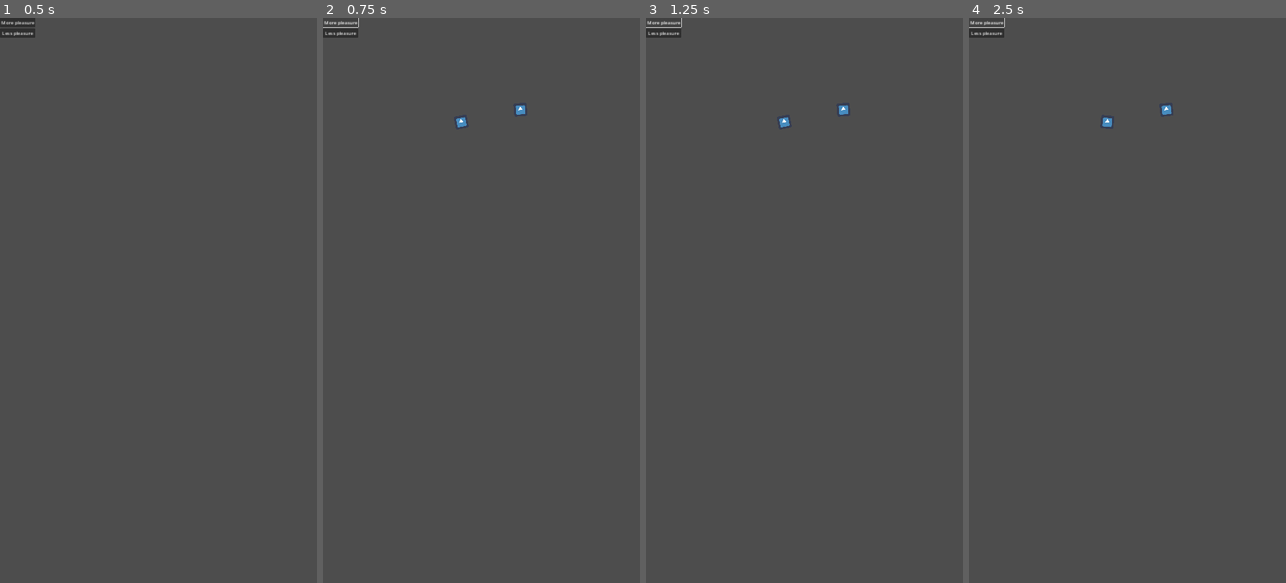
Above: before the commit, frames 1-4 (left to right).
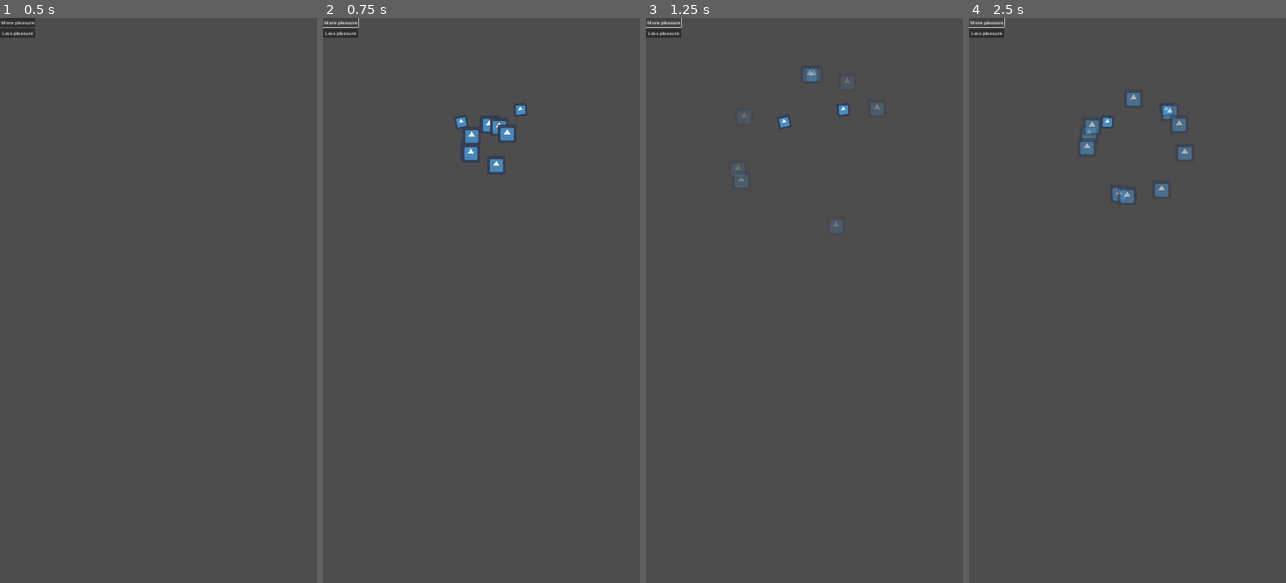
Above: after the commit, the same moments.

Repository: lemurivolta/ggj2024
Game: Godot game, scene res://components/laugh_or_grr/laugh_or_grr_test.tscn
The game is run twice, just before and just after one commit, with the same random seed, the same clock (stepped at 60 frames per second) and the same inputs. This scene is started directly instead of the project's main scene. The engine's default icon, where the game draws it, is replaced by a stand-in: a white triangle on a blue panel in a dark square.
Inputs:
- Up to frame 1 (0.5 s): no input
- Up to frame 2 (0.75 s): click "More pleasure" at 0.5 s
- Up to frame 3 (1.25 s): no input
- Up to frame 4 (2.5 s): click "Less pleasure" at 1.25 s; click "More pleasure" at 2 s

Frame 1 is identical in both runs. In frame 2, 0.5% of the frame differs, in the area x 44-61%, y 17-28%; in frame 3, 0.4%; in frame 4, 0.9%, in the area x 35-71%, y 13-33%.

Commit message:
feat: laugh or grr particles

Diff:
--- a/components/laugh_or_grr/laugh_or_grr.gd
+++ b/components/laugh_or_grr/laugh_or_grr.gd
@@ -4,14 +4,20 @@
 @export var sprites_enraged: Array[Sprite2D]
 @export var random_rotation_radians: float = PI / 6
 
+@onready var particles_timer: Timer = %ParticlesTimer
+@onready var happy_particles: GPUParticles2D = %HappyParticles2D
+@onready var enraged_particles: GPUParticles2D = %GrrParticles2D
+
 # Called when the node enters the scene tree for the first time.
 func _ready():
 	GlobalBus.tickle.connect(_on_tickle)
 
-
 func _on_tickle(_pleasure):
 	_update_sprites(GlobalBus.happy_threshold, 0, GlobalBus.happy_threshold, sprites_happy)
 	_update_sprites(GlobalBus.enraged_threshold, GlobalBus.enraged_threshold, 0, sprites_enraged)
+	#if particles_timer.is_stopped():
+	_on_particles_timer_timeout()
+		#particles_timer.start()
 
 func _update_sprites(threshold: float, min: float, max: float, sprites: Array[Sprite2D]):
 	var level = clamp(GlobalBus.current_pleasure, min, max)
@@ -20,3 +26,12 @@
 		sprites[i].visible = i < num_enabled
 		sprites[i].rotation = \
 			randf() * random_rotation_radians - (random_rotation_radians / 2)
+
+
+func _on_particles_timer_timeout():
+	if GlobalBus.current_pleasure > 0 && not happy_particles.emitting:
+		happy_particles.restart()
+		happy_particles.emitting = true
+	if GlobalBus.current_pleasure < 0 && not enraged_particles.emitting:
+		enraged_particles.restart()
+		enraged_particles.emitting = true
--- a/components/laugh_or_grr/laugh_or_grr.tscn
+++ b/components/laugh_or_grr/laugh_or_grr.tscn
@@ -1,12 +1,14 @@
-[gd_scene load_steps=3 format=3 uid="uid://b65s2f6rnfxt1"]
+[gd_scene load_steps=4 format=3 uid="uid://b65s2f6rnfxt1"]
 
 [ext_resource type="Texture2D" uid="uid://cnssbm8x5rjsb" path="res://icon.png" id="1_5ohxh"]
 [ext_resource type="Script" path="res://components/laugh_or_grr/laugh_or_grr.gd" id="1_wi7hq"]
+[ext_resource type="PackedScene" uid="uid://d3nojpv4x7v1p" path="res://components/laugh_or_grr/reaction_particles_2d.tscn" id="3_y3p8s"]
 
 [node name="LaughOrGrr" type="Node2D" node_paths=PackedStringArray("sprites_happy", "sprites_enraged")]
 script = ExtResource("1_wi7hq")
 sprites_happy = [NodePath("HappyLevel1/Sprite2D"), NodePath("HappyLevel1/Sprite2D2"), NodePath("HappyLevel1/Sprite2D3") …(629 unchanged characters)…
 sprites_enraged = [NodePath("EnragedLevel1/Sprite2D"), NodePath("EnragedLevel1/Sprite2D2"), NodePath("EnragedLevel1/Spr …(673 unchanged characters)…
+random_rotation_radians = null
 
 [node name="HappyLevel1" type="Node2D" parent="."]
 position = Vector2(184, 140)
@@ -262,3 +264,17 @@
 self_modulate = Color(1, 0, 1, 1)
 position = Vector2(644.545, 810)
 texture = ExtResource("1_5ohxh")
+
+[node name="HappyParticles2D" parent="." instance=ExtResource("3_y3p8s")]
+unique_name_in_owner = true
+position = Vector2(569, 431)
+
+[node name="GrrParticles2D" parent="." instance=ExtResource("3_y3p8s")]
+unique_name_in_owner = true
+position = Vector2(569, 431)
+
+[node name="ParticlesTimer" type="Timer" parent="."]
+unique_name_in_owner = true
+one_shot = true
+
+[connection signal="timeout" from="ParticlesTimer" to="." method="_on_particles_timer_timeout"]
--- /dev/null
+++ b/components/laugh_or_grr/reaction_particles_2d.tscn
@@ -0,0 +1,32 @@
+[gd_scene load_steps=5 format=3 uid="uid://d3nojpv4x7v1p"]
+
+[ext_resource type="Texture2D" uid="uid://cnssbm8x5rjsb" path="res://icon.png" id="1_qm841"]
+
+[sub_resource type="Curve" id="Curve_kvruh"]
+_data = [Vector2(0.00338983, 1), 0.0, 0.0, 0, 0, Vector2(0.98983, 0.0129958), 0.0, 0.0, 0, 0]
+point_count = 2
+
+[sub_resource type="CurveTexture" id="CurveTexture_s6xxt"]
+texture_mode = 1
+curve = SubResource("Curve_kvruh")
+
+[sub_resource type="ParticleProcessMaterial" id="ParticleProcessMaterial_mipt5"]
+lifetime_randomness = 0.1
+particle_flag_disable_z = true
+direction = Vector3(0, -1, 0)
+spread = 180.0
+initial_velocity_min = 385.09
+initial_velocity_max = 385.09
+gravity = Vector3(0, 98, 0)
+alpha_curve = SubResource("CurveTexture_s6xxt")
+
+[node name="ReactionParticles2D" type="GPUParticles2D"]
+position = Vector2(554, 132)
+emitting = false
+amount = 10
+process_material = SubResource("ParticleProcessMaterial_mipt5")
+texture = ExtResource("1_qm841")
+one_shot = true
+explosiveness = 1.0
+visibility_rect = Rect2(0, 0, 0, 0)
+local_coords = true
--- /dev/null
+++ b/components/monster_name/monster_name.gd
@@ -0,0 +1,7 @@
+extends Node2D
+
+
+func set_monster_name(part1: String, part2: String, part3: String):
+	%Part1.text = part1
+	%Part2.text = part2
+	%Part3.text = part3
--- /dev/null
+++ b/components/monster_name/monster_name.tscn
@@ -0,0 +1,50 @@
+[gd_scene load_steps=3 format=3 uid="uid://btedk0qe331x5"]
+
+[ext_resource type="Script" path="res://components/monster_name/monster_name.gd" id="1_5mlgk"]
+
+[sub_resource type="Theme" id="Theme_y1fel"]
+Label/colors/font_outline_color = Color(0.0196078, 0.0196078, 0.0196078, 1)
+Label/colors/font_shadow_color = Color(0, 0, 0, 0.545098)
+Label/constants/outline_size = 11
+Label/constants/shadow_offset_x = 6
+Label/constants/shadow_offset_y = 5
+Label/font_sizes/font_size = 120
+
+[node name="MonsterName" type="Node2D"]
+script = ExtResource("1_5mlgk")
+
+[node name="HBoxContainer" type="HBoxContainer" parent="."]
+anchors_preset = 12
+anchor_top = 1.0
+anchor_right = 1.0
+anchor_bottom = 1.0
+offset_left = -407.5
+offset_top = -219.0
+offset_right = 572.5
+grow_horizontal = 2
+grow_vertical = 0
+theme = SubResource("Theme_y1fel")
+alignment = 1
+
+[node name="Part1" type="Label" parent="HBoxContainer"]
+unique_name_in_owner = true
+layout_mode = 2
+text = "As"
+
+[node name="Spacer1" type="Control" parent="HBoxContainer"]
+layout_mode = 2
+size_flags_horizontal = 3
+
+[node name="Part2" type="Label" parent="HBoxContainer"]
+unique_name_in_owner = true
+layout_mode = 2
+text = "mo"
+
+[node name="Spacer2" type="Control" parent="HBoxContainer"]
+layout_mode = 2
+size_flags_horizontal = 3
+
+[node name="Part3" type="Label" parent="HBoxContainer"]
+unique_name_in_owner = true
+layout_mode = 2
+text = "deus"
--- /dev/null
+++ b/components/monster_name/monster_name_test.gd
@@ -0,0 +1,10 @@
+extends Node2D
+
+
+
+func _on_button_asmodeus_pressed():
+	%MonsterName.set_monster_name("AS", "MO", "DEUS")
+
+
+func _on_button_frankenstein_pressed():
+	%MonsterName.set_monster_name("FRAN", "KEN", "STEIN")
--- /dev/null
+++ b/components/monster_name/monster_name_test.tscn
@@ -0,0 +1,26 @@
+[gd_scene load_steps=3 format=3 uid="uid://bod20twb1su2k"]
+
+[ext_resource type="Script" path="res://components/monster_name/monster_name_test.gd" id="1_3uapf"]
+[ext_resource type="PackedScene" uid="uid://btedk0qe331x5" path="res://components/monster_name/monster_name.tscn" id="1_h6pwl"]
+
+[node name="MonsterNameTest" type="Node2D"]
+script = ExtResource("1_3uapf")
+
+[node name="MonsterName" parent="." instance=ExtResource("1_h6pwl")]
+unique_name_in_owner = true
+position = Vector2(441, 1911)
+
+[node name="VBoxContainer" type="VBoxContainer" parent="."]
+offset_right = 40.0
+offset_bottom = 40.0
+
+[node name="Button" type="Button" parent="VBoxContainer"]
+layout_mode = 2
+text = "asmodeus"
+
+[node name="Button2" type="Button" parent="VBoxContainer"]
+layout_mode = 2
+text = "frankestein"
+
+[connection signal="pressed" from="VBoxContainer/Button" to="." method="_on_button_asmodeus_pressed"]
+[connection signal="pressed" from="VBoxContainer/Button2" to="." method="_on_button_frankenstein_pressed"]
